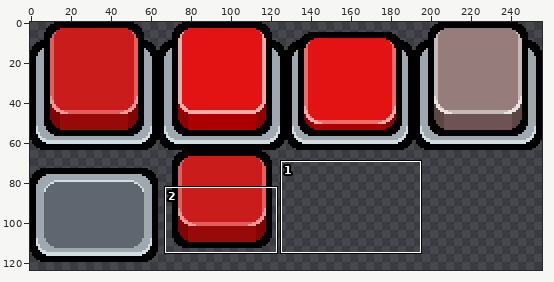
File history of a pixel-art file, ui/theme/theme.aseprite. The first picture is a wide view before the edit; the outline marks the close-up.
Close-up. Before the edit:
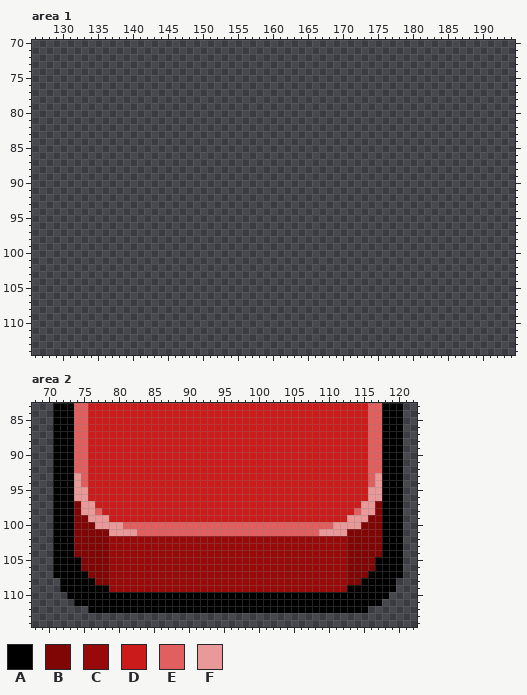
256x200 pixels, 1 frame. Shown: area 1: x 126..194, y 70..114; area 2: x 68..122, y 83..114. The wide view leaves out empty margins. The commit also changed other parts of the picture, which this record leaves out.
Visible layers, top first: "Layer 2", "Layer 1".
Palette (. is transparent): A #000000  B #800606  C #980909  D #cb1c1c  E #e25f5f  F #ea9999
Pixels before, area 1 (only the part around the change), first column x 126:
 70 .....................................................................
 71 .....................................................................
 72 .....................................................................
 73 .....................................................................
 74 .....................................................................
 75 .....................................................................
 76 .....................................................................
 77 .....................................................................
 78 .....................................................................
 79 .....................................................................
 80 .....................................................................
 81 .....................................................................
 82 .....................................................................
 83 .....................................................................
 84 .....................................................................
 85 .....................................................................
 86 .....................................................................
 87 .....................................................................
 88 .....................................................................
 89 .....................................................................
 90 .....................................................................
 91 .....................................................................
 92 .....................................................................
 93 .....................................................................
 94 .....................................................................
 95 .....................................................................
 96 .....................................................................
 97 .....................................................................
 98 .....................................................................
 99 .....................................................................
100 .....................................................................
101 .....................................................................
102 .....................................................................
103 .....................................................................
104 .....................................................................
105 .....................................................................
106 .....................................................................
107 .....................................................................
108 .....................................................................
109 .....................................................................
110 .....................................................................
111 .....................................................................
112 .....................................................................
113 .....................................................................
114 .....................................................................
Pixels before, area 2, first column x 71:
 83 AAAEEDDDDDDDDDDDDDDDDDDDDDDDDDDDDDDDDDDDDDDDDEEAAA
 84 AAAEEDDDDDDDDDDDDDDDDDDDDDDDDDDDDDDDDDDDDDDDDEEAAA
 85 AAAEEDDDDDDDDDDDDDDDDDDDDDDDDDDDDDDDDDDDDDDDDEEAAA
 86 AAAEEDDDDDDDDDDDDDDDDDDDDDDDDDDDDDDDDDDDDDDDDEEAAA
 87 AAAEEDDDDDDDDDDDDDDDDDDDDDDDDDDDDDDDDDDDDDDDDEEAAA
 88 AAAEEDDDDDDDDDDDDDDDDDDDDDDDDDDDDDDDDDDDDDDDDEEAAA
 89 AAAEEDDDDDDDDDDDDDDDDDDDDDDDDDDDDDDDDDDDDDDDDEEAAA
 90 AAAEEDDDDDDDDDDDDDDDDDDDDDDDDDDDDDDDDDDDDDDDDEEAAA
 91 AAAEEDDDDDDDDDDDDDDDDDDDDDDDDDDDDDDDDDDDDDDDDEEAAA
 92 AAAEEDDDDDDDDDDDDDDDDDDDDDDDDDDDDDDDDDDDDDDDDEEAAA
 93 AAAFEDDDDDDDDDDDDDDDDDDDDDDDDDDDDDDDDDDDDDDDDEFAAA
 94 AAAFEDDDDDDDDDDDDDDDDDDDDDDDDDDDDDDDDDDDDDDDDEFAAA
 95 AAAFFDDDDDDDDDDDDDDDDDDDDDDDDDDDDDDDDDDDDDDDDFFAAA
 96 AAAFFDDDDDDDDDDDDDDDDDDDDDDDDDDDDDDDDDDDDDDDDFFAAA
 97 AAABFFDDDDDDDDDDDDDDDDDDDDDDDDDDDDDDDDDDDDDDFFBAAA
 98 AAABFFEDDDDDDDDDDDDDDDDDDDDDDDDDDDDDDDDDDDDEFFBAAA
 99 AAABBFFFDDDDDDDDDDDDDDDDDDDDDDDDDDDDDDDDDDFFFBBAAA
100 AAABBBFFFFEEEEEEEEEEEEEEEEEEEEEEEEEEEEEEFFFFBBBAAA
101 AAABBBBBFFFFEEEEEEEEEEEEEEEEEEEEEEEEEEFFFFBBBBBAAA
102 AAABBBBBCCCCCCCCCCCCCCCCCCCCCCCCCCCCCCCCCCBBBBBAAA
103 AAABBBBBCCCCCCCCCCCCCCCCCCCCCCCCCCCCCCCCCCBBBBBAAA
104 AAABBBBBCCCCCCCCCCCCCCCCCCCCCCCCCCCCCCCCCCBBBBBAAA
105 AAAABBBBCCCCCCCCCCCCCCCCCCCCCCCCCCCCCCCCCCBBBBAAAA
106 AAAABBBBCCCCCCCCCCCCCCCCCCCCCCCCCCCCCCCCCCBBBBAAAA
107 AAAAABBBCCCCCCCCCCCCCCCCCCCCCCCCCCCCCCCCCCBBBAAAAA
108 .AAAAABBCCCCCCCCCCCCCCCCCCCCCCCCCCCCCCCCCCBBAAAAA.
109 .AAAAAAACCCCCCCCCCCCCCCCCCCCCCCCCCCCCCCCCCAAAAAAA.
110 ..AAAAAAAAAAAAAAAAAAAAAAAAAAAAAAAAAAAAAAAAAAAAAA..
111 ...AAAAAAAAAAAAAAAAAAAAAAAAAAAAAAAAAAAAAAAAAAAA...
112 .....AAAAAAAAAAAAAAAAAAAAAAAAAAAAAAAAAAAAAAAA.....
New version:
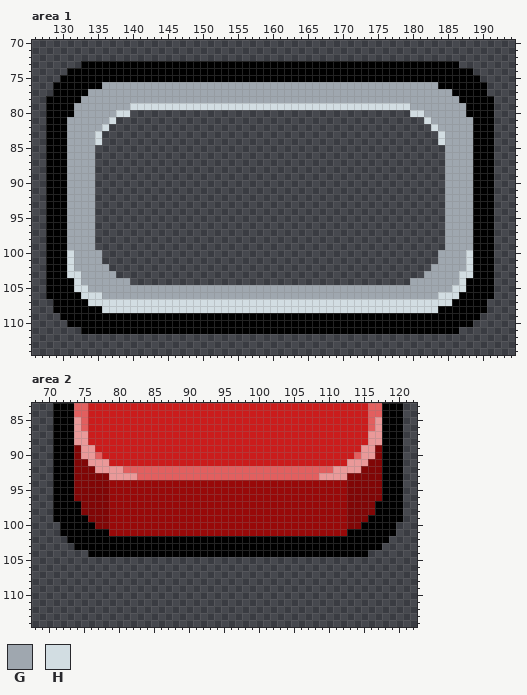
Colours new in this view: G #9fa7af  H #d2dde2
Edits made:
Area 1, layer "Layer 1":
y 73: x 133..186 ...................................................... -> AAAAAAAAAAAAAAAAAAAAAAAAAAAAAAAAAAAAAAAAAAAAAAAAAAAAAA
y 74: x 131..188 .......................................................... -> AAAAAAAAAAAAAAAAAAAAAAAAAAAAAAAAAAAAAAAAAAAAAAAAAAAAAAAAAA
y 75: x 130..189 ............................................................ -> AAAAAAAAAAAAAAAAAAAAAAAAAAAAAAAAAAAAAAAAAAAAAAAAAAAAAAAAAAAA
y 76: x 129..190 .............................................................. -> AAAAAAAGGGGGGGGGGGGGGGGGGGGGGGGGGGGGGGGGGGGGGGGGGGGGGGGAAAAAAA
y 77: x 129..190 .............................................................. -> AAAAAGGGGGGGGGGGGGGGGGGGGGGGGGGGGGGGGGGGGGGGGGGGGGGGGGGGGAAAAA
y 78: x 128..191 ................................................................ -> AAAAAGGGGGGGGGGGGGGGGGGGGGGGGGGGGGGGGGGGGGGGGGGGGGGGGGGGGGGAAAAA
y 79: x 128..191 ................................................................ -> AAAAGGGGGGGGHHHHHHHHHHHHHHHHHHHHHHHHHHHHHHHHHHHHHHHHGGGGGGGGAAAA
y 80: x 128..139 ............ -> AAAAGGGGGGHH; x 180..191 ............ -> HHGGGGGGAAAA
y 81: x 128..137 .......... -> AAAGGGGGGH; x 182..191 .......... -> HGGGGGGAAA
y 82: x 128..136 ......... -> AAAGGGGGH; x 183..191 ......... -> HGGGGGAAA
y 83..84: x 128..135 ........ -> AAAGGGGH; x 184..191 ........ -> HGGGGAAA
y 85..99: x 128..134 ....... -> AAAGGGG; x 185..191 ....... -> GGGGAAA
y 100..101: x 128..135 ........ -> AAAHGGGG; x 184..191 ........ -> GGGGHAAA
y 102: x 128..136 ......... -> AAAHGGGGG; x 183..191 ......... -> GGGGGHAAA
y 103: x 128..137 .......... -> AAAHHGGGGG; x 182..191 .......... -> GGGGGHHAAA
y 104: x 128..139 ............ -> AAAAHGGGGGGG; x 180..191 ............ -> GGGGGGGHAAAA
y 105: x 128..191 ................................................................ -> AAAAHHGGGGGGGGGGGGGGGGGGGGGGGGGGGGGGGGGGGGGGGGGGGGGGGGGGGGHHAAAA
y 106: x 128..191 ................................................................ -> AAAAAHHHGGGGGGGGGGGGGGGGGGGGGGGGGGGGGGGGGGGGGGGGGGGGGGGGHHHAAAAA
y 107: x 129..190 .............................................................. -> AAAAAHHHHHHHHHHHHHHHHHHHHHHHHHHHHHHHHHHHHHHHHHHHHHHHHHHHHAAAAA
y 108: x 129..190 .............................................................. -> AAAAAAAHHHHHHHHHHHHHHHHHHHHHHHHHHHHHHHHHHHHHHHHHHHHHHHHAAAAAAA
y 109: x 130..189 ............................................................ -> AAAAAAAAAAAAAAAAAAAAAAAAAAAAAAAAAAAAAAAAAAAAAAAAAAAAAAAAAAAA
y 110: x 131..188 .......................................................... -> AAAAAAAAAAAAAAAAAAAAAAAAAAAAAAAAAAAAAAAAAAAAAAAAAAAAAAAAAA
y 111: x 133..186 ...................................................... -> AAAAAAAAAAAAAAAAAAAAAAAAAAAAAAAAAAAAAAAAAAAAAAAAAAAAAA
Area 2, layer "Layer 2":
y 85..86: x 74 E -> F; x 117 E -> F
y 87..88: x 74..75 EE -> FF; x 116..117 EE -> FF
y 89: x 74..76 EED -> BFF; x 115..117 DEE -> FFB
y 90: x 74..77 EEDD -> BFFE; x 114..117 DDEE -> EFFB
y 91: x 74..78 EEDDD -> BBFFF; x 113..117 DDDEE -> FFFBB
y 92: x 74..117 EEDDDDDDDDDDDDDDDDDDDDDDDDDDDDDDDDDDDDDDDDEE -> BBBFFFFEEEEEEEEEEEEEEEEEEEEEEEEEEEEEEFFFFBBB
y 93: x 74..117 FEDDDDDDDDDDDDDDDDDDDDDDDDDDDDDDDDDDDDDDDDEF -> BBBBBFFFFEEEEEEEEEEEEEEEEEEEEEEEEEEFFFFBBBBB
y 94: x 74..117 FEDDDDDDDDDDDDDDDDDDDDDDDDDDDDDDDDDDDDDDDDEF -> BBBBBCCCCCCCCCCCCCCCCCCCCCCCCCCCCCCCCCCBBBBB
y 95..96: x 74..117 FFDDDDDDDDDDDDDDDDDDDDDDDDDDDDDDDDDDDDDDDDFF -> BBBBBCCCCCCCCCCCCCCCCCCCCCCCCCCCCCCCCCCBBBBB
y 97: x 74..117 BFFDDDDDDDDDDDDDDDDDDDDDDDDDDDDDDDDDDDDDDFFB -> ABBBBCCCCCCCCCCCCCCCCCCCCCCCCCCCCCCCCCCBBBBA
y 98: x 74..117 BFFEDDDDDDDDDDDDDDDDDDDDDDDDDDDDDDDDDDDDEFFB -> ABBBBCCCCCCCCCCCCCCCCCCCCCCCCCCCCCCCCCCBBBBA
y 99: x 74..117 BBFFFDDDDDDDDDDDDDDDDDDDDDDDDDDDDDDDDDDFFFBB -> AABBBCCCCCCCCCCCCCCCCCCCCCCCCCCCCCCCCCCBBBAA
y 100: x 71 A -> .; x 74..117 BBBFFFFEEEEEEEEEEEEEEEEEEEEEEEEEEEEEEFFFFBBB -> AAABBCCCCCCCCCCCCCCCCCCCCCCCCCCCCCCCCCCBBAAA; x 120 A -> .
y 101: x 71 A -> .; x 74..117 BBBBBFFFFEEEEEEEEEEEEEEEEEEEEEEEEEEFFFFBBBBB -> AAAAACCCCCCCCCCCCCCCCCCCCCCCCCCCCCCCCCCAAAAA; x 120 A -> .
y 102: x 71..72 AA -> ..; x 74..117 BBBBBCCCCCCCCCCCCCCCCCCCCCCCCCCCCCCCCCCBBBBB -> AAAAAAAAAAAAAAAAAAAAAAAAAAAAAAAAAAAAAAAAAAAA; x 119..120 AA -> ..
y 103: x 71..120 AAABBBBBCCCCCCCCCCCCCCCCCCCCCCCCCCCCCCCCCCBBBBBAAA -> ...AAAAAAAAAAAAAAAAAAAAAAAAAAAAAAAAAAAAAAAAAAAA...
y 104: x 71..120 AAABBBBBCCCCCCCCCCCCCCCCCCCCCCCCCCCCCCCCCCBBBBBAAA -> .....AAAAAAAAAAAAAAAAAAAAAAAAAAAAAAAAAAAAAAAA.....
y 105..106: x 71..120 AAAABBBBCCCCCCCCCCCCCCCCCCCCCCCCCCCCCCCCCCBBBBAAAA -> ..................................................
y 107: x 71..120 AAAAABBBCCCCCCCCCCCCCCCCCCCCCCCCCCCCCCCCCCBBBAAAAA -> ..................................................
y 108: x 72..119 AAAAABBCCCCCCCCCCCCCCCCCCCCCCCCCCCCCCCCCCBBAAAAA -> ................................................
y 109: x 72..119 AAAAAAACCCCCCCCCCCCCCCCCCCCCCCCCCCCCCCCCCAAAAAAA -> ................................................
y 110: x 73..118 AAAAAAAAAAAAAAAAAAAAAAAAAAAAAAAAAAAAAAAAAAAAAA -> ..............................................
y 111: x 74..117 AAAAAAAAAAAAAAAAAAAAAAAAAAAAAAAAAAAAAAAAAAAA -> ............................................
y 112: x 76..115 AAAAAAAAAAAAAAAAAAAAAAAAAAAAAAAAAAAAAAAA -> ........................................
